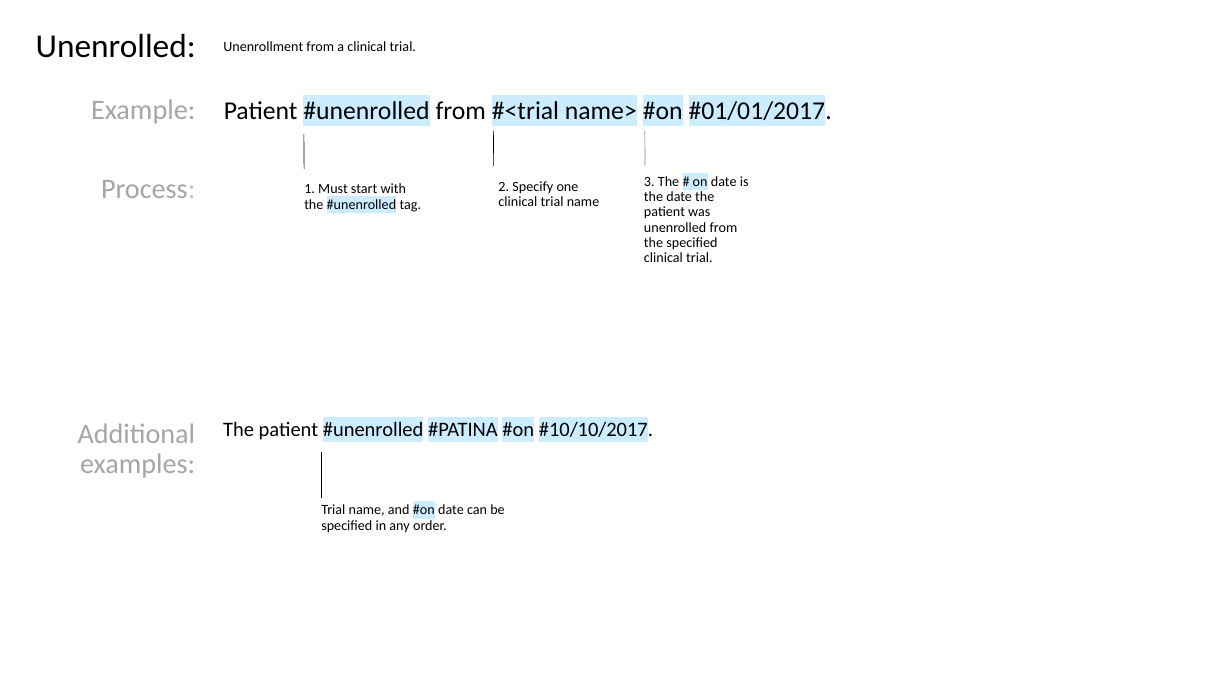
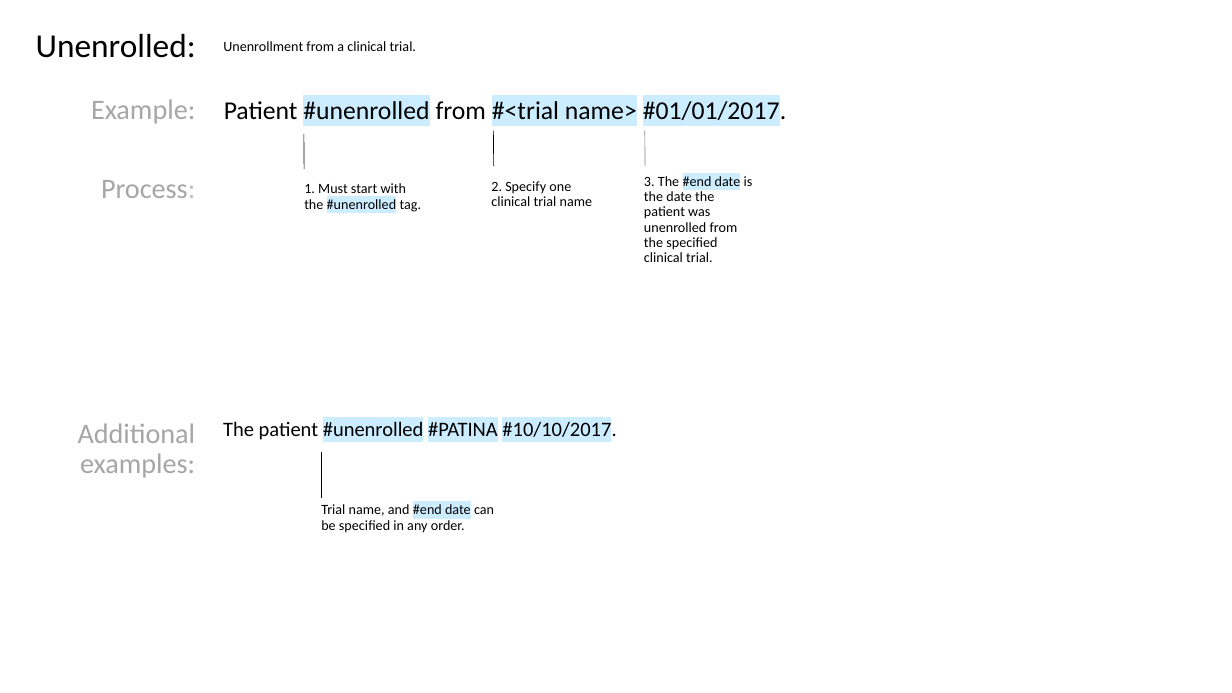
Before and after one commit to FluxNotes/flux, a slide deck: slide 6 of docs/Structured Phrase Format Descriptions.pptx. Drawn at 1232x693 pixels with LibreOffice and Linux fonts; fonts in the diff are those of the drawing. Boxes give left, top, right and bottom in pixels: in the first picture for what was removed or moved away, otherwise in the second. Text is boxed around its words. In the diff, an @@ line names an element or a change of style, - is before the commit and + after.

Commit message:
Updated cheat sheets (removed #on). Added cheat sheet for unenrolled and added form for hit in slim mode (currently just using the enrollment form). Fixed Shortcuts.json so no longer need #on for enrollment. Fixed broken tests for enrollment

```diff
--- a/docs/Structured Phrase Format Descriptions.pptx
+++ b/docs/Structured Phrase Format Descriptions.pptx
@@ text at (224, 98, 786, 125): text changed @@
-Patient #unenrolled from #<trial name> #on #01/01/2017.
+Patient #unenrolled from #<trial name> #01/01/2017.
@@ text "2. Specify one clinical trial ...": place and size @@
-text "2. Specify one clinical trial ..." at (498, 181, 600, 206)
+text "2. Specify one clinical trial ..." at (491, 181, 593, 206)
@@ text at (644, 174, 753, 262): text changed @@
-3. The # on date is the date the patient was unenrolled from the specified clinical trial.
+3. The #end date is the date the patient was unenrolled from the specified clinical trial.
@@ text at (223, 419, 616, 442): text changed @@
-The patient #unenrolled #PATINA #on #10/10/2017.
+The patient #unenrolled #PATINA #10/10/2017.
@@ text at (321, 504, 494, 533): text changed @@
-Trial name, and #on date can be specified in any order.
+Trial name, and #end date can be specified in any order.
```
Also in this commit, not shown: 1 other slide changed, 12 other files.
